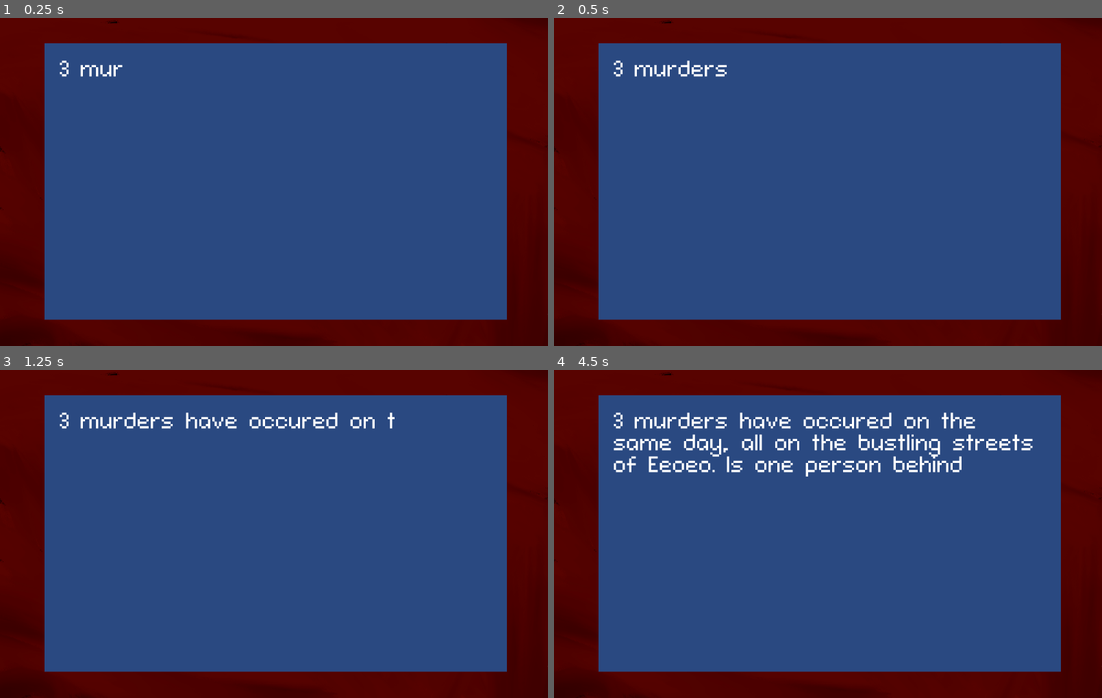
Above: before the commit, frames 1-4 (two rows, left to right).
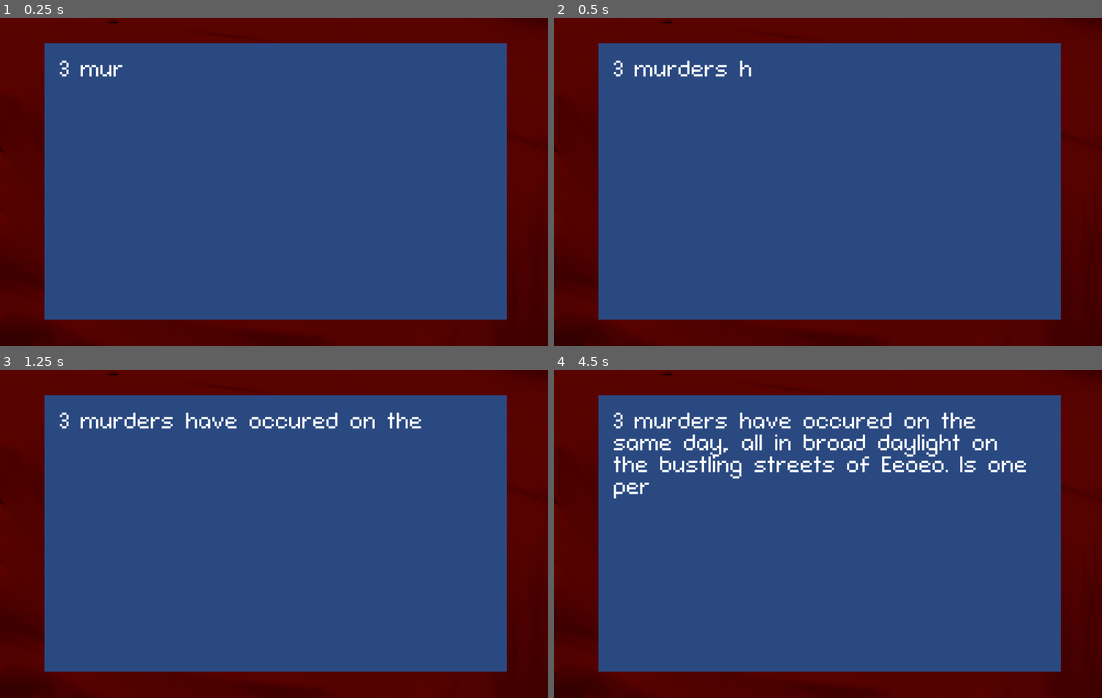
Above: after the commit, the same moments.

Repository: Flappyfroggy/murder.exe
Game: Godot game, scene res://scenes/game.tscn
The game is run twice, just before and just after one commit, with the same random seed, the same clock (stepped at 60 frames per second) and the same inputs. This scene is started directly instead of the project's main scene.
Inputs:
- Up to frame 1 (0.25 s): no input
- Up to frame 2 (0.5 s): no input
- Up to frame 3 (1.25 s): no input
- Up to frame 4 (4.5 s): no input

Frame 1 is identical in both runs. In frame 2, less than 0.1% of the frame differs, in the area x 33-36%, y 12-18%; in frame 3, 0.1%; in frame 4, 2.8%, in the area x 10-88%, y 19-40%.

Commit message:
riddle/puzzle 2 !

Diff:
--- /dev/null
+++ b/scenes/puzzle_2.gd
@@ -0,0 +1,38 @@
+extends Control
+@onready var animation = $AnimationPlayer
+@onready var suspect1 = $VBoxContainer/Label
+@onready var suspect2 = $VBoxContainer/Label2
+@onready var suspect3 = $VBoxContainer/Label3
+@onready var murderer = $"VBoxContainer/enter name"
+func _ready():
+	animation.play("typewriter")
+
+func _on_option_button_item_selected(index: int) -> void:
+	if index == 0:
+		suspect1.text = "Suspect One Says: I was just passing by, heading to my friend's house!"
+	if index == 1:
+		suspect1.text = "Suspect One Says: I don't know them at all!"
+
+
+func _on_option_button_2_item_selected(index1: int) -> void:
+	if index1 == 0:
+		suspect2.text = "Suspect Two Says: It was dark out, but i saw the blood splatter from my apartment!"
+	if index1 == 1:
+		suspect2.text = "Suspect Two Says: I don't know who died."
+
+
+
+func _on_option_button_3_item_selected(index2: int) -> void:
+	if index2 == 0:
+		suspect3.text = "Suspect Three Says: I was in the mall nearby."
+	if index2 == 1:
+		suspect3.text = "Suspect Three says: We were friends."
+
+
+func _on_enter_name_text_submitted(new_text: String) -> void:
+	if new_text == "2":
+		murderer.text = "That sounds right. We can take it from here."
+	if not new_text == "2" and not new_text == "HINT":
+		murderer.text = "Are you sure? (RETRY)"
+	if new_text == "HINT":
+		murderer.text = "As mentioned previously, the incident occured during daytime."
--- /dev/null
+++ b/scenes/puzzle_2.tscn
@@ -0,0 +1,171 @@
+[gd_scene load_steps=6 format=3 uid="uid://cr3vuioy7fq5r"]
+
+[ext_resource type="Script" uid="uid://b2t3pk7obnr6c" path="res://scenes/puzzle_2.gd" id="1_f6wgn"]
+[ext_resource type="Theme" uid="uid://sq0n6lqukxx5" path="res://theme.tres" id="1_yywr8"]
+
+[sub_resource type="Animation" id="Animation_yywr8"]
+resource_name = "typewriter"
+length = 7.0
+tracks/0/type = "value"
+tracks/0/imported = false
+tracks/0/enabled = true
+tracks/0/path = NodePath("RichTextLabel:visible_ratio")
+tracks/0/interp = 1
+tracks/0/loop_wrap = true
+tracks/0/keys = {
+"times": PackedFloat32Array(0, 7),
+"transitions": PackedFloat32Array(1, 1),
+"update": 0,
+"values": [0.0, 1.0]
+}
+
+[sub_resource type="Animation" id="Animation_f6wgn"]
+length = 0.001
+tracks/0/type = "value"
+tracks/0/imported = false
+tracks/0/enabled = true
+tracks/0/path = NodePath("RichTextLabel:visible_ratio")
+tracks/0/interp = 1
+tracks/0/loop_wrap = true
+tracks/0/keys = {
+"times": PackedFloat32Array(0),
+"transitions": PackedFloat32Array(1),
+"update": 0,
+"values": [0.0]
+}
+
+[sub_resource type="AnimationLibrary" id="AnimationLibrary_nw4ng"]
+_data = {
+&"RESET": SubResource("Animation_f6wgn"),
+&"typewriter": SubResource("Animation_yywr8")
+}
+
+[node name="puzzle_2" type="Control"]
+layout_mode = 3
+anchors_preset = 15
+anchor_right = 1.0
+anchor_bottom = 1.0
+grow_horizontal = 2
+grow_vertical = 2
+script = ExtResource("1_f6wgn")
+
+[node name="ColorRect" type="ColorRect" parent="."]
+layout_mode = 1
+anchors_preset = 8
+anchor_left = 0.5
+anchor_top = 0.5
+anchor_right = 0.5
+anchor_bottom = 0.5
+offset_left = -1054.5
+offset_top = -632.0
+offset_right = 1054.5
+offset_bottom = 632.0
+grow_horizontal = 2
+grow_vertical = 2
+color = Color(0.1658459, 0.28475168, 0.5073147, 1)
+
+[node name="RichTextLabel" type="RichTextLabel" parent="."]
+layout_mode = 1
+anchors_preset = 8
+anchor_left = 0.5
+anchor_top = 0.5
+anchor_right = 0.5
+anchor_bottom = 0.5
+offset_left = -990.0
+offset_top = -562.0
+offset_right = 990.0
+offset_bottom = -185.0
+grow_horizontal = 2
+grow_vertical = 2
+theme = ExtResource("1_yywr8")
+theme_override_font_sizes/normal_font_size = 70
+text = "Good job so far.  We have narrowed the potential suspects to	3 people named Mason, all located nearby during the incident.	[Redacted User], please continue your mission by directing some questions to the suspects."
+visible_characters = 0
+visible_ratio = 0.0
+
+[node name="AnimationPlayer" type="AnimationPlayer" parent="."]
+libraries = {
+&"": SubResource("AnimationLibrary_nw4ng")
+}
+
+[node name="VBoxContainer" type="VBoxContainer" parent="."]
+layout_mode = 1
+anchors_preset = -1
+anchor_left = 0.5
+anchor_top = 0.776
+anchor_right = 0.5
+anchor_bottom = 0.90466666
+offset_left = -973.5
+offset_top = -572.0
+offset_right = 973.5
+grow_horizontal = 2
+grow_vertical = 0
+metadata/_edit_use_anchors_ = true
+
+[node name="Label" type="Label" parent="VBoxContainer"]
+layout_mode = 2
+theme = ExtResource("1_yywr8")
+text = "Suspect 		1: Click box to ask question"
+autowrap_mode = 3
+
+[node name="OptionButton" type="OptionButton" parent="VBoxContainer"]
+custom_minimum_size = Vector2(0, 100)
+layout_mode = 2
+theme = ExtResource("1_yywr8")
+toggle_mode = false
+item_count = 2
+popup/item_0/text = "Ask: Where were you at the time of the incident?"
+popup/item_0/id = 0
+popup/item_1/text = "Ask: Describe your relationship with the deceased"
+popup/item_1/id = 1
+
+[node name="Label2" type="Label" parent="VBoxContainer"]
+layout_mode = 2
+theme = ExtResource("1_yywr8")
+text = "Suspect  	2: Click box to ask question"
+autowrap_mode = 3
+
+[node name="OptionButton2" type="OptionButton" parent="VBoxContainer"]
+custom_minimum_size = Vector2(0, 100)
+layout_mode = 2
+theme = ExtResource("1_yywr8")
+item_count = 2
+popup/item_0/text = "Ask: Where were you at the time of the incident?"
+popup/item_0/id = 0
+popup/item_1/text = "Ask: Describe your relationship with the deceased"
+popup/item_1/id = 1
+
+[node name="Label3" type="Label" parent="VBoxContainer"]
+layout_mode = 2
+theme = ExtResource("1_yywr8")
+text = "Suspect 		3: Click box to ask question"
+autowrap_mode = 3
+
+[node name="OptionButton3" type="OptionButton" parent="VBoxContainer"]
+custom_minimum_size = Vector2(0, 100)
+layout_mode = 2
+theme = ExtResource("1_yywr8")
+item_count = 2
+popup/item_0/text = "Ask: Where were you at the time of the incident?"
+popup/item_0/id = 0
+popup/item_1/text = "Ask: Describe your relationship with the deceased"
+popup/item_1/id = 1
+
+[node name="murderer_name" type="Label" parent="VBoxContainer"]
+layout_mode = 2
+size_flags_vertical = 0
+theme = ExtResource("1_yywr8")
+text = "Which suspect is the murderer?"
+autowrap_mode = 3
+
+[node name="enter name" type="LineEdit" parent="VBoxContainer"]
+custom_minimum_size = Vector2(0, 100)
+layout_mode = 2
+size_flags_vertical = 4
+theme = ExtResource("1_yywr8")
+placeholder_text = "Number.... or type HINT for a hint"
+
+[connection signal="item_selected" from="VBoxContainer/OptionButton" to="." method="_on_option_button_item_selected"]
+[connection signal="item_selected" from="VBoxContainer/OptionButton2" to="." method="_on_option_button_2_item_selected"]
+[connection signal="item_selected" from="VBoxContainer/OptionButton3" to="." method="_on_option_button_3_item_selected"]
+[connection signal="text_submitted" from="VBoxContainer/enter name" to="." method="_on_enter_name_text_submitted"]
--- a/scenes/riddle_1.gd
+++ b/scenes/riddle_1.gd
@@ -16,4 +16,4 @@
 
 
 func _on_to_next_puzzle_timeout() -> void:
-	pass # Replace with function body.
+	get_tree().change_scene_to_file("res://scenes/puzzle_2.tscn")
--- a/scenes/riddle_1.tscn
+++ b/scenes/riddle_1.tscn
@@ -71,15 +71,15 @@
 anchor_top = 0.5
 anchor_right = 0.5
 anchor_bottom = 0.5
-offset_left = -990.0
-offset_top = -562.0
-offset_right = 990.0
-offset_bottom = 100.0
+offset_left = -994.0
+offset_top = -574.0
+offset_right = 988.0
+offset_bottom = 188.0
 grow_horizontal = 2
 grow_vertical = 2
 theme = ExtResource("1_qaw72")
 theme_override_font_sizes/normal_font_size = 100
-text = "your first clue comes in the form of a riddle. The first man found dead had a calandar above him, with five dates circled in red:	3, 4, 9, 10, and	11. We know these numbers point directly to the killer’s name. "
+text = "your first clue comes in the form of a riddle. The first man found dead had a calandar above him, with five dates circled in red:	3, 4, 9, 10, and		11. We know these numbers point directly to the killer’s name. "
 visible_characters = 0
 visible_ratio = 0.0
 
@@ -90,19 +90,21 @@
 
 [node name="VBoxContainer" type="VBoxContainer" parent="."]
 layout_mode = 1
-anchors_preset = 7
+anchors_preset = 8
 anchor_left = 0.5
-anchor_top = 1.0
+anchor_top = 0.5
 anchor_right = 0.5
-anchor_bottom = 1.0
-offset_left = -910.5
-offset_top = -403.0
-offset_right = 910.5
+anchor_bottom = 0.5
+offset_left = -1045.0
+offset_top = 273.0
+offset_right = 1053.0
+offset_bottom = 755.0
 grow_horizontal = 2
-grow_vertical = 0
+grow_vertical = 2
 
 [node name="murderer_name" type="Label" parent="VBoxContainer"]
 layout_mode = 2
+size_flags_vertical = 0
 theme = ExtResource("1_qaw72")
 text = "Enter Murderer's name in CAPITAL LETTERS:"
 autowrap_mode = 3
@@ -110,6 +112,7 @@
 [node name="enter name" type="LineEdit" parent="VBoxContainer"]
 custom_minimum_size = Vector2(0, 100)
 layout_mode = 2
+size_flags_vertical = 4
 theme = ExtResource("1_qaw72")
 placeholder_text = "Name... or type HINT for a hint"
 
--- a/scenes/your_task.tscn
+++ b/scenes/your_task.tscn
@@ -58,37 +58,31 @@
 
 [node name="ColorRect" type="ColorRect" parent="."]
 layout_mode = 1
-anchors_preset = 8
-anchor_left = 0.5
-anchor_top = 0.5
-anchor_right = 0.5
-anchor_bottom = 0.5
-offset_left = -1054.5
+anchors_preset = -1
+anchor_left = -351.0
+anchor_right = 352.0
 offset_top = -632.0
-offset_right = 1054.5
 offset_bottom = 632.0
 grow_horizontal = 2
 grow_vertical = 2
 color = Color(0.1658459, 0.28475168, 0.5073147, 1)
+metadata/_edit_use_anchors_ = true
 
 [node name="RichTextLabel" type="RichTextLabel" parent="ColorRect"]
 layout_mode = 1
-anchors_preset = 8
-anchor_left = 0.5
-anchor_top = 0.5
-anchor_right = 0.5
-anchor_bottom = 0.5
-offset_left = -990.0
-offset_top = -562.0
-offset_right = 990.0
-offset_bottom = 562.0
+anchors_preset = -1
+anchor_left = 0.030583214
+anchor_top = 0.05537975
+anchor_right = 0.9694168
+anchor_bottom = 0.94462025
 grow_horizontal = 2
 grow_vertical = 2
 theme = ExtResource("1_h7l0g")
 theme_override_font_sizes/normal_font_size = 100
-text = "3 murders have occured on the same day, all on the bustling streets of Eeoeo.  Is one person behind this all or, are they all separate cases? Your task is to solve puzzles, get clues, tips and determine who is behind this, and why. 												Good Luck	[Redacted User]"
+text = "3 murders have occured on the same day, all in broad daylight on the bustling streets of Eeoeo.  Is one person behind this all or, are they all separate cases? Your task is to solve puzzles, get clues, tips and determine who is behind this, and why. 												Good Luck	[Redacted User]"
 visible_characters = 0
 visible_ratio = 0.0
+metadata/_edit_use_anchors_ = true
 
 [node name="AnimationPlayer" type="AnimationPlayer" parent="."]
 libraries = {
Not shown, added: scenes/puzzle_2.gd.uid
